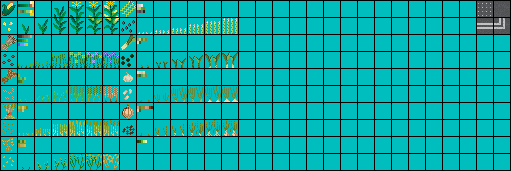
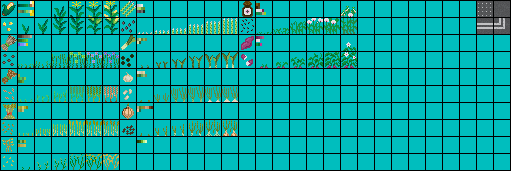
Comparing the layer stacks of the two w=511, h=171 images. Changes:
added group "SweetPotato" (1st of 2) with 9 layers above "Opium" over [241, 36, 357, 68]
added layer "SweetPotato_stage5" in group "SweetPotato" over [330, 42, 357, 68]
added layer "SweetPotato_stage4" in group "SweetPotato" over [325, 52, 340, 68]
added layer "SweetPotato_stage3" in group "SweetPotato" over [300, 53, 323, 68]
added layer "SweetPotato_stage2" in group "SweetPotato" over [291, 57, 305, 68]
added layer "SweetPotato_stage1" in group "SweetPotato" over [276, 62, 288, 68]
added layer "SweetPotato_stage0" in group "SweetPotato" over [260, 64, 268, 68]
added layer "SweetPotato_seeds" in group "SweetPotato" over [241, 54, 253, 66]
added layer "SweetPotato_colors" in group "SweetPotato" over [256, 36, 264, 46]
added layer "SweetPotato" (2nd of 2, in "SweetPotato") in group "SweetPotato" over [241, 36, 254, 50]
added group "Opium" (1st of 2) with 9 layers above "asparagus_crop" over [241, 1, 357, 34]
added layer "Opium_stage5" in group "Opium" over [341, 6, 357, 34]
added layer "Opium_stage4" in group "Opium" over [324, 18, 340, 34]
added layer "Opium_stage3" in group "Opium" over [307, 18, 323, 34]
added layer "Opium_stage2" in group "Opium" over [277, 21, 306, 34]
added layer "Opium_stage1" in group "Opium" over [273, 28, 289, 34]
added layer "Opium_stage0" in group "Opium" over [257, 32, 272, 34]
added layer "Opium_seeds" in group "Opium" over [241, 19, 254, 33]
added layer "Opium_colors" in group "Opium" over [256, 3, 266, 15]
added layer "Opium" (2nd of 2, in "Opium") in group "Opium" over [242, 1, 253, 17]
